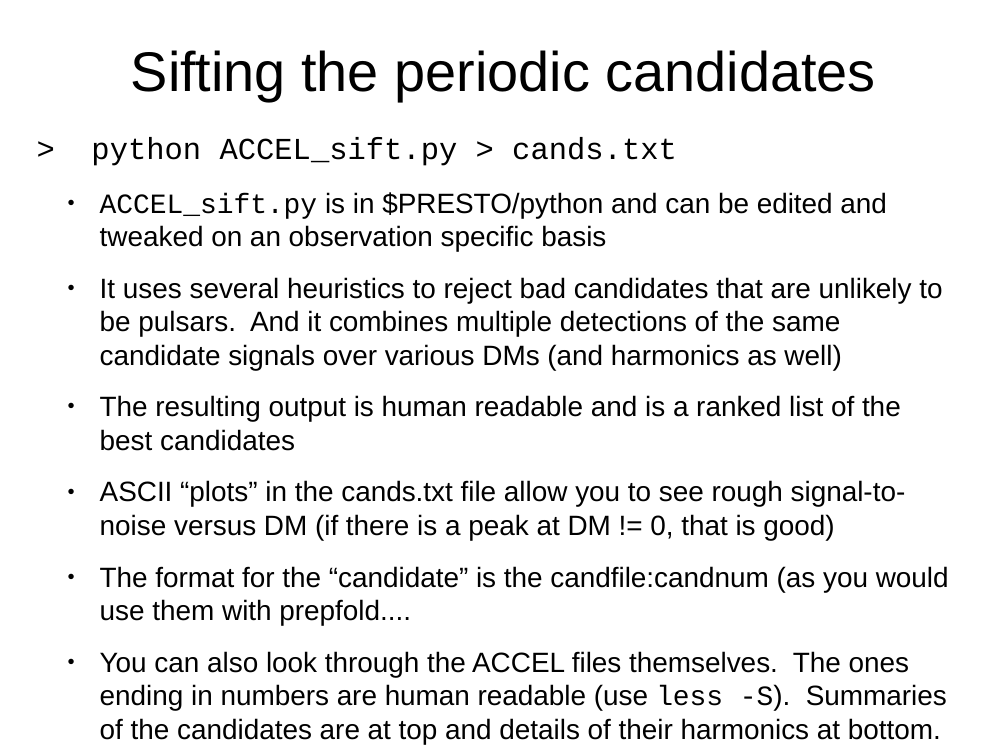
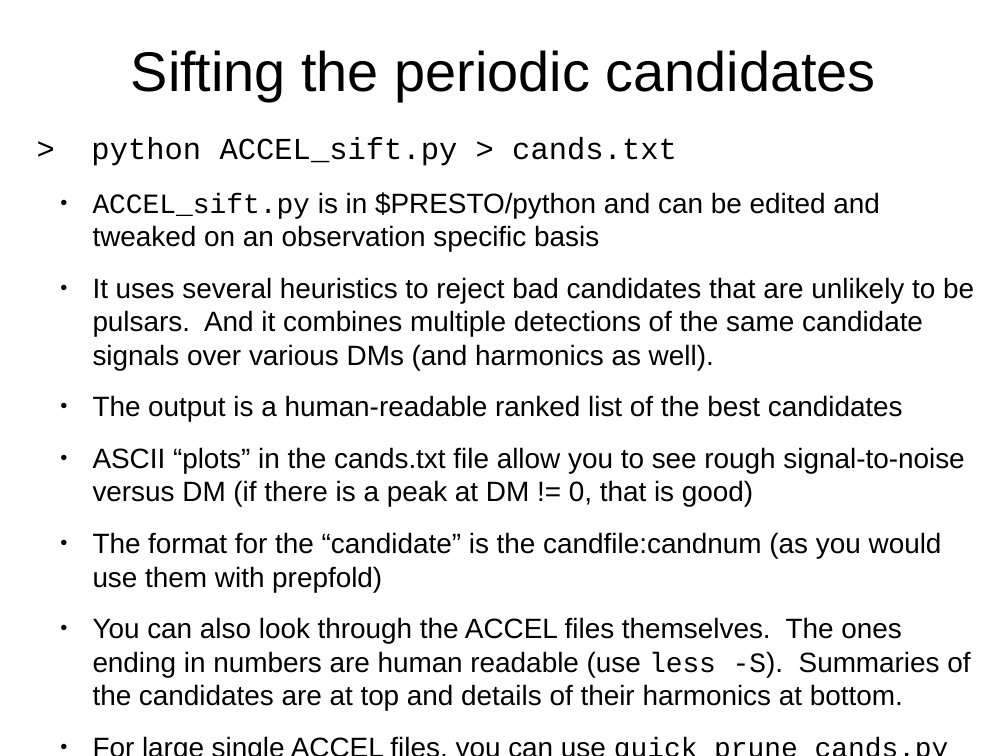
Before and after one commit to scottransom/presto, a slide deck: slide 21 of docs/PRESTO_search_tutorial.odp. Drawn at 1008x756 pixels with LibreOffice and Linux fonts; fonts in the diff are those of the drawing. Boxes give left, top, right and bottom in pixels: in the first picture for what was removed or moved away, otherwise in the second. Text is boxed around its words. In the diff, an @@ line names an element or a change of style, - is before the commit and + after.

```diff
--- a/docs/PRESTO_search_tutorial.odp
+++ b/docs/PRESTO_search_tutorial.odp
@@ text at [93,192,974,710]: paragraph added @@
+● For large single ACCEL files, you can use quick_prune_cands.py
@@ text "ACCEL_sift.py is in $PRESTO/python and ...": place and size @@
-text "ACCEL_sift.py is in $PRESTO/python and ..." at [100,192,949,744]
+text "ACCEL_sift.py is in $PRESTO/python and ..." at [93,192,974,710]
@@ text at [93,277,974,422]: text changed @@
-● It uses several heuristics to reject bad candidates that are unlikely to be pulsars. And it combines multiple detections of the same candidate signals over various DMs (and harmonics as well)
-● The resulting output is human readable and is a ranked list of the best candidates
+● It uses several heuristics to reject bad candidates that are unlikely to be pulsars. And it combines multiple detections of the same candidate signals over various DMs (and harmonics as well).
+● The output is a human-readable ranked list of the best candidates
@@ text at [93,532,942,592]: text changed @@
-● The format for the “candidate” is the candfile:candnum (as you would use them with prepfold....
+● The format for the “candidate” is the candfile:candnum (as you would use them with prepfold)
```
Also in this commit, not shown: 1 other slide changed, 1 other file.
